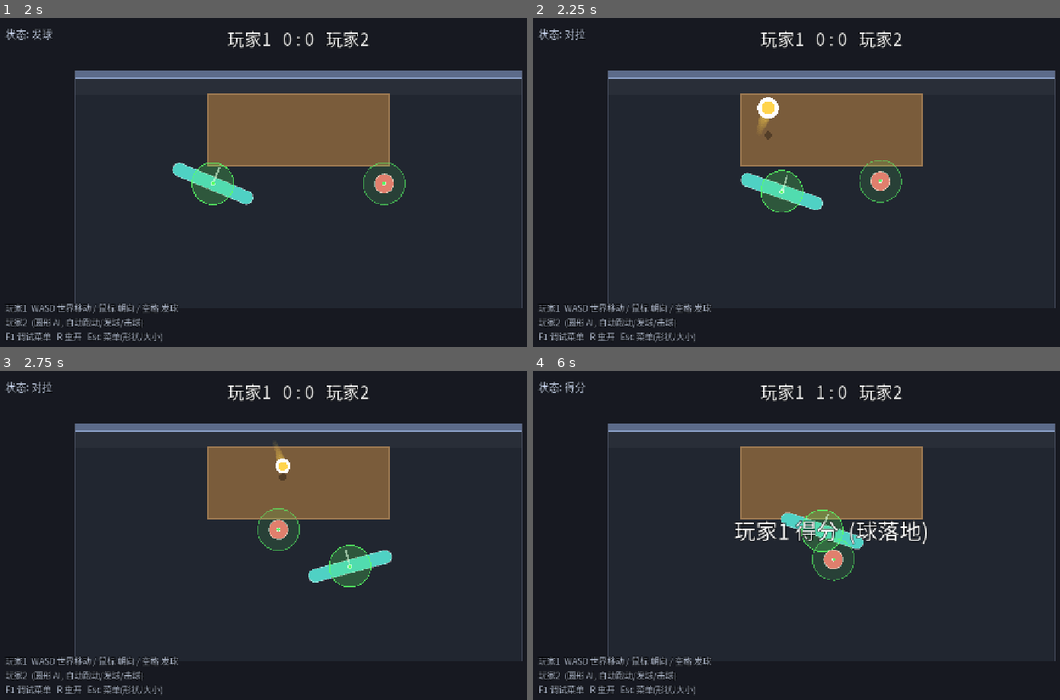
Above: before the commit, frames 1-4 (two rows, left to right).
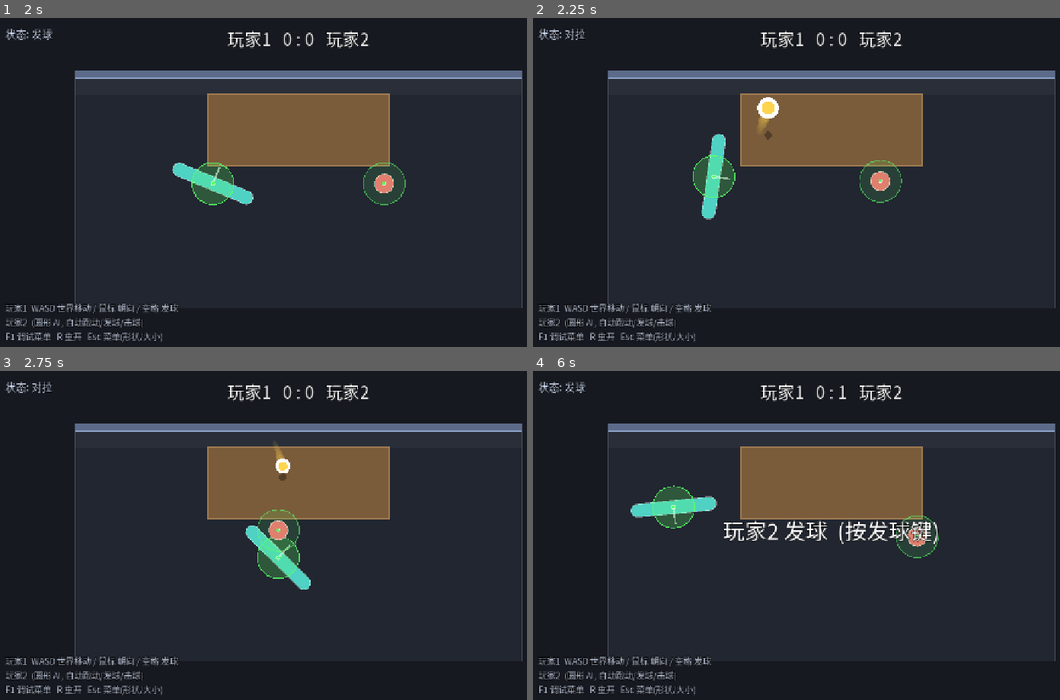
Above: after the commit, the same moments.

Repository: shuperidou/BMA-Arena
Game: Godot game, scene res://scenes/AiVsAiTest.tscn
The game is run twice, just before and just after one commit, with the same random seed, the same clock (stepped at 60 frames per second) and the same inputs. This scene is started directly instead of the project's main scene.
Inputs (mouse positions are in pixels of both pictures, inside the frame that each line leads up to):
- Up to frame 1 (2 s): tap Enter at 0.5 s; move the mouse to (268, 258) at 0.52 s; hold W 0.53-1.25 s; tap 2 at 0.6 s; click (268, 258) at 0.67 s; tap Space at 0.77 s; drag from (479, 241) to (268, 258) at 1.27 s
- Up to frame 2 (2.25 s): tap Space at 2 s; move the mouse to (648, 136) at 2.02 s; hold A from 2.03 s (still down); tap 4 at 2.1 s
- Up to frame 3 (2.75 s): keep holding A
- Up to frame 4 (6 s): release A at 2.75 s; drag from (859, 542) to (648, 489) at 2.77 s; move the mouse to (738, 456) at 3.52 s; hold S 3.53-4.25 s; tap 6 at 3.6 s; tap Space at 3.77 s; drag from (965, 525) to (738, 456) at 4.27 s; move the mouse to (712, 558) at 5.02 s; hold W 5.03-5.75 s; tap 8 at 5.1 s; click (712, 558) at 5.17 s; drag from (891, 466) to (712, 558) at 5.77 s

Frame 1 is identical in both runs. In frame 2, 2.3% of the frame differs, in the area x 30-71%, y 35-62%; in frame 3, 2.4%; in frame 4, 4.7%, in the area x 6-78%, y 3-64%.

Commit message:
feat(ai): expert/master analytically solve (dir,speed,vz) to land exactly at a randomized target in a stable table band (not edges); accounts for wall loss; via same HitSystem

Diff:
--- a/scripts/autoload/game_config.gd
+++ b/scripts/autoload/game_config.gd
@@ -268,6 +268,7 @@
 var ai_unstick_frames: int = 14         ## 连续卡住这么多帧 -> 触发脱困侧移
 var ai_unstick_gain: float = 1.6        ## 脱困侧移权重
 var ai_shot_depth_jitter: float = 0.12  ## 击球落点深度抖动 (±比例); 0=完全精确
+var ai_shot_band_frac: float = 0.30     ## 高手/大师落点"稳定带": 桌面深度内缩此比例 (避免贴边)
 var ai_feint_switch_dist: float = 200.0  ## 假动作: 球近至此距离内才切换成真实朝向
 
 ## ---- AI 强度 / 等级 (ESC 菜单选择) ----
--- a/scripts/player/player_controller.gd
+++ b/scripts/player/player_controller.gd
@@ -21,6 +21,7 @@
 var _ai_stuck_frames: int = 0       ## AI 连续"想动却动不了"的帧数 (脱困用)
 var _ai_aim_x: float = 0.0          ## AI 本次进攻落点 x (换对手击球时重选) -> 决定方向
 var _ai_aim_y: float = 0.0          ## AI 本次进攻落点 y (深度; 高手会据 hit_speed 区间自动换算)
+var _ai_face_dir: Vector2 = Vector2.ZERO  ## 高手/大师: 解析求得的出球方向 (供朝向跟随)
 var _ai_bait_x: float = 0.0         ## 假动作诱饵 x (与真实落点相反侧)
 var _ai_last_hitter_seen: Node = null
 var _ai_smooth_target: Vector2 = Vector2.ZERO   ## 平滑后的走位目标 (抗抖)
@@ -389,6 +390,9 @@
 ## AI 朝向点 = 落点关于墙的镜像。朝向它 -> raw_dir 指向镜像 -> 撞墙后落点 = 目标 x。
 ## 假动作: 球还远时先朝向"诱饵"(反侧), 球近到阈值内再切真实落点 (骗对手先动)。
 func _ai_face_point() -> Vector2:
+	# 高手/大师: 朝向 = 解析求得的出球方向 (让 raw_dir ≈ facing 指向目标)
+	if GameConfig.ai_level >= 3 and _ai_face_dir.length() > 0.1:
+		return global_position + _ai_face_dir * 240.0
 	var x: float = _ai_aim_x
 	if GameConfig.ai_feint() and ball != null \
 			and global_position.distance_to(ball.global_position) > GameConfig.ai_feint_switch_dist:
@@ -415,45 +419,56 @@
 	var g: float = GameConfig.ball_gravity
 	var w_y: float = GameConfig.wall_inner_y()
 	var gain: float = maxf(GameConfig.hit_vz_perp_gain, 1.0)
-	# vz 在 [vz_min, min(vz_max, vz_cap)] 随机; vz_cap 避免 v_perp 误触"救球"
-	var vz_cap: float = GameConfig.hit_vz_v0 + GameConfig.defense_perp_threshold * 0.8 * gain / ref
-	var vz_hi_all: float = maxf(GameConfig.hit_vz_min, minf(GameConfig.hit_vz_max, vz_cap))
-	# 高手/大师: 按几何反解"vz 上限" —— 即使打最小球速, 落地也不能越过桌近边(否则大 vz 会飞过整张桌)。
-	#   min*t_fl <= d_near -> t_fl <= d_near/min -> vz <= g*t_fl/2 - dz/t_fl
+	var v_perp: float = 0.0
+	var strength: float = 0.0
 	if GameConfig.ai_level >= 3:
-		var dz: float = z0 - GameConfig.table_z
-		var d_near: float = (Vector2(tx, 2.0 * w_y - (tr.end.y - mm)) - from).length()
-		var t_max: float = maxf(d_near / s_min, 0.001)
-		var vz_land_hi: float = g * t_max * 0.5 - dz / t_max
-		vz_hi_all = minf(vz_hi_all, maxf(vz_land_hi, GameConfig.hit_vz_min))
-	var vz: float = randf_range(GameConfig.hit_vz_min, vz_hi_all)
-	var disc: float = vz * vz + 2.0 * g * (z0 - GameConfig.table_z)
-	var t_fl: float = (vz + sqrt(maxf(disc, 0.0))) / maxf(g, 1.0)
-	# 高手/大师: 反解"落点深度 ty", 使所需球速 = dist/t_fl 恰落在 [hit_speed_min, hit_speed_max]:
-	#   dist ∈ [s_min*t_fl, s_max*t_fl]; 镜像 y = from.y - sqrt(dist² - dx²); ty = 2*wall_y - my
-	#   -> strength 不被夹到边界, 落点精确, 且改 hit_speed 依然有效。
-	var ty: float = GameConfig.table_center.y
-	if GameConfig.ai_level >= 3:
-		var dx: float = tx - from.x
-		var my_lo: float = from.y - sqrt(maxf((s_max * t_fl) * (s_max * t_fl) - dx * dx, 0.0))
-		var my_hi: float = from.y - sqrt(maxf((s_min * t_fl) * (s_min * t_fl) - dx * dx, 0.0))
-		var my_des: float = clampf(2.0 * w_y - GameConfig.table_center.y, my_lo, my_hi)
-		ty = clampf(2.0 * w_y - my_des, tr.position.y + mm, tr.end.y - mm)
-	_ai_aim_y = ty
-	var aim := Vector2(tx, 2.0 * w_y - ty)
-	var dist: float = maxf((aim - from).length(), 1.0)
-	# 高手/大师: 补偿"墙反射损耗" (wall_bounce_factor<1 让反射段变慢) -> 落点更准
-	var t_eff: float = t_fl
-	if GameConfig.ai_level >= 3:
+		# 高手/大师: 解析反解落点。选桌内"稳定带"目标 T=(tx, aim_y), 反解(方向,球速,vz)使球恰落在 T。
+		# 弹道(含墙反射损耗 wbf): t=(vz+sqrt(vz²+2g(z0-tz)))/g; 撞墙前 vx 不变, vy 反号×wbf。
+		#   T_x = from.x + vx*t ;  T_y = wall_y + |vy|*wbf*(t - t_wall), t_wall=(wall_y-from.y)/vy
+		#   => vx=A, |vy|=B, speed=sqrt(A²+B²); 遍历 vz 取使 speed∈[hit_speed_min,max] 者。
+		var band_lo: float = tr.position.y + tr.size.y * GameConfig.ai_shot_band_frac
+		var band_hi: float = tr.end.y - tr.size.y * GameConfig.ai_shot_band_frac
+		var aim_y: float = randf_range(band_lo, band_hi)
+		_ai_aim_y = aim_y
 		var wbf: float = clampf(GameConfig.wall_bounce_factor, 0.05, 1.0)
-		var fw: float = 0.0
-		if absf(from.y - aim.y) > 1.0:
-			fw = clampf((from.y - w_y) / (from.y - aim.y), 0.0, 1.0)
-		t_eff = maxf(t_fl * (1.0 - (1.0 - wbf) * fw), 0.0001)
-	var v_perp: float = (vz - GameConfig.hit_vz_v0) / gain * ref
-	var want_speed: float = dist / maxf(t_eff, 0.0001) \
-		* randf_range(1.0 - GameConfig.ai_shot_depth_jitter, 1.0 + GameConfig.ai_shot_depth_jitter)
-	var strength: float = clampf((want_speed - s_min) / maxf(s_max - s_min, 1.0), 0.0, 1.0)
+		var nz: int = 24
+		var best_err: float = 1e18
+		var vz_pick: float = GameConfig.hit_vz_min
+		var face_dir: Vector2 = facing
+		for kz in nz:
+			var cz: float = lerpf(GameConfig.hit_vz_min, GameConfig.hit_vz_max, float(kz) / float(nz - 1))
+			var dsc: float = cz * cz + 2.0 * g * (z0 - GameConfig.table_z)
+			var tl: float = (cz + sqrt(maxf(dsc, 0.0))) / maxf(g, 1.0)
+			if tl <= 0.001:
+				continue
+			var aa: float = (tx - from.x) / tl
+			var bb: float = ((aim_y - w_y) + wbf * (w_y - from.y)) / (wbf * tl)
+			var sp: float = sqrt(aa * aa + bb * bb)
+			var err: float = 0.0
+			if sp < s_min:
+				err = s_min - sp
+			elif sp > s_max:
+				err = sp - s_max
+			if err < best_err - 0.0001:
+				best_err = err
+				vz_pick = cz
+				strength = clampf((sp - s_min) / maxf(s_max - s_min, 1.0), 0.0, 1.0)
+				face_dir = Vector2(aa, -bb).normalized()
+				if err <= 0.0001:
+					break
+		_ai_face_dir = face_dir
+		v_perp = (vz_pick - GameConfig.hit_vz_v0) / gain * ref
+	else:
+		# 普通以下: 老实的一拍 (瞄准镜像, 按 vz 反推球速)
+		var vzb: float = randf_range(GameConfig.hit_vz_min, GameConfig.hit_vz_max)
+		var dsc0: float = vzb * vzb + 2.0 * g * (z0 - GameConfig.table_z)
+		var tl0: float = (vzb + sqrt(maxf(dsc0, 0.0))) / maxf(g, 1.0)
+		var aim0 := Vector2(tx, 2.0 * w_y - GameConfig.table_center.y)
+		var want0: float = maxf((aim0 - from).length(), 1.0) / maxf(tl0, 0.001)
+		strength = clampf((want0 - s_min) / maxf(s_max - s_min, 1.0), 0.0, 1.0)
+		v_perp = (vzb - GameConfig.hit_vz_v0) / gain * ref
+	# v_perp 不越救球阈值 (避免误触防守姿态)
+	v_perp = clampf(v_perp, -GameConfig.defense_perp_threshold * 0.8, GameConfig.defense_perp_threshold * 0.8)
 	# AI 扣杀开关(关): 高球时压低力度, 避免无意触发扣杀
 	if not (GameConfig.debug_ai_smash or GameConfig.ai_level_smash()) and ball.z >= GameConfig.smash_height_min:
 		strength = minf(strength, maxf(GameConfig.smash_power_min - 0.05, 0.0))
